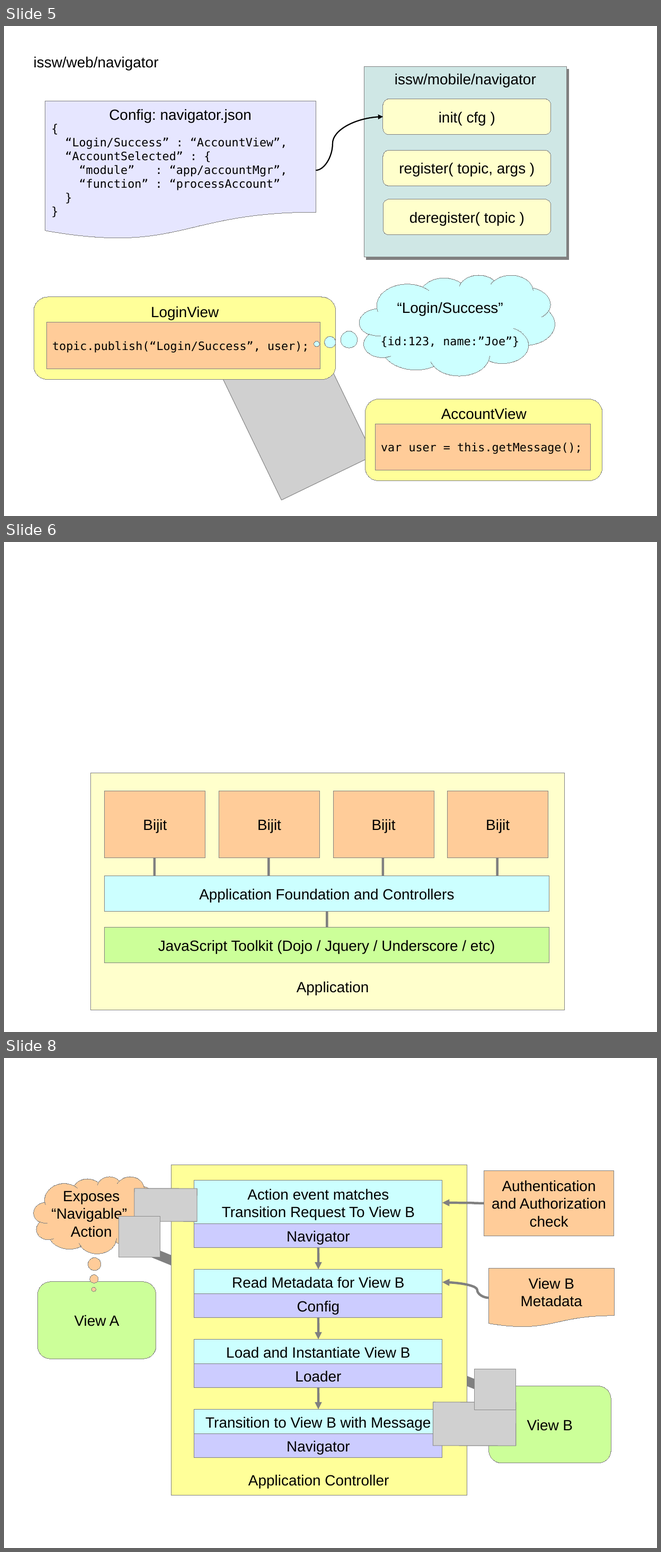
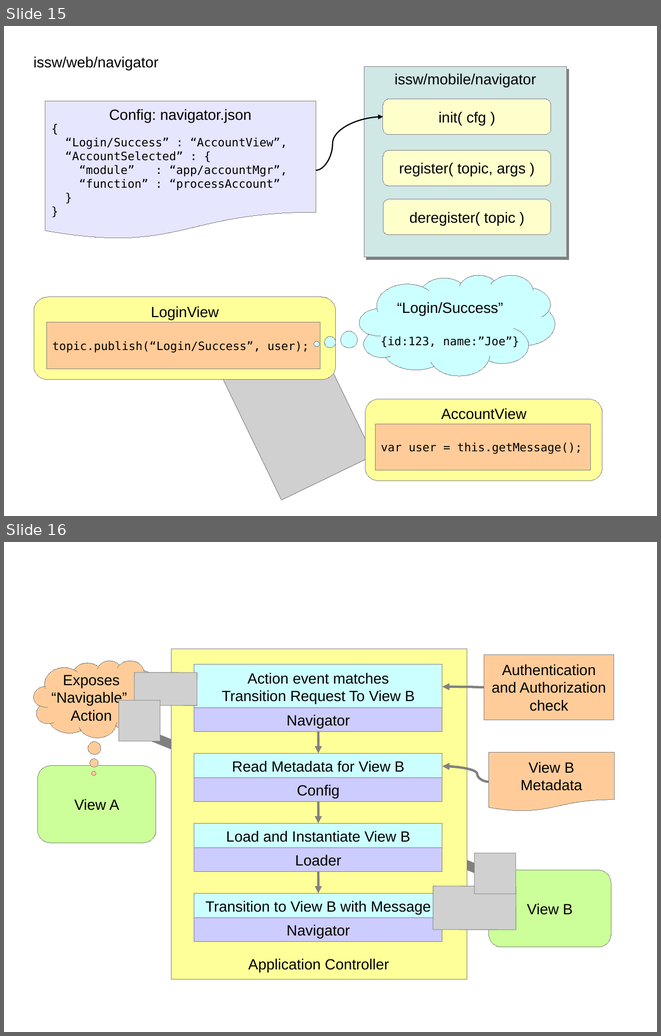
Before and after one commit to spa-js/spa-js.github.io, a slide deck: pages/app-arch/images/AppArch_Diagrams.odp. Shown one above the other, each under a label of ours: slides 5, 6 and 8 before the commit, slides 15 and 16 after it; the slides between them are not shown. The pictures are 661x1552 and 661x1036 pixels, drawn with LibreOffice and Linux fonts; fonts in the diff are those of the drawing; grey boxes stand for pictures. Boxes give left, top, right and bottom in pixels: in the first picture for what was removed or moved away, otherwise in the second. Text is boxed around its words. In the diff, an @@ line names an element or a change of style, - is before the commit and + after.

```diff
--- a/pages/app-arch/images/AppArch_Diagrams.odp
+++ b/pages/app-arch/images/AppArch_Diagrams.odp
@@ slide 6 removed at [4,542,657,1032], background #FFFFFF @@
@@ rectangle removed at [90,773,565,1010] @@
@@ rectangle removed at [105,791,205,858] @@
-Bijit
@@ rectangle removed at [219,791,320,858] @@
-Bijit
@@ rectangle removed at [334,791,434,858] @@
-Bijit
@@ rectangle removed at [448,791,548,858] @@
-Bijit
@@ line removed from (155, 875) to (155, 858) @@
@@ line removed from (269, 875) to (269, 858) @@
@@ line removed from (383, 875) to (383, 858) @@
@@ line removed from (497, 875) to (497, 858) @@
@@ rectangle removed at [105,875,549,911] @@
-Application Foundation and Controllers
@@ line removed from (327, 929) to (327, 911) @@
@@ rectangle removed at [105,927,549,963] @@
-JavaScript Toolkit (Dojo / Jquery / Underscore / etc)
@@ text removed at [297,981,369,995] @@
-Application
@@ what was slide 5 is now slide 15 @@
@@ what was slide 8 is now slide 16 @@
```
Also in this commit, not shown: 4 slides changed, 9 slides added, 28 other files.
